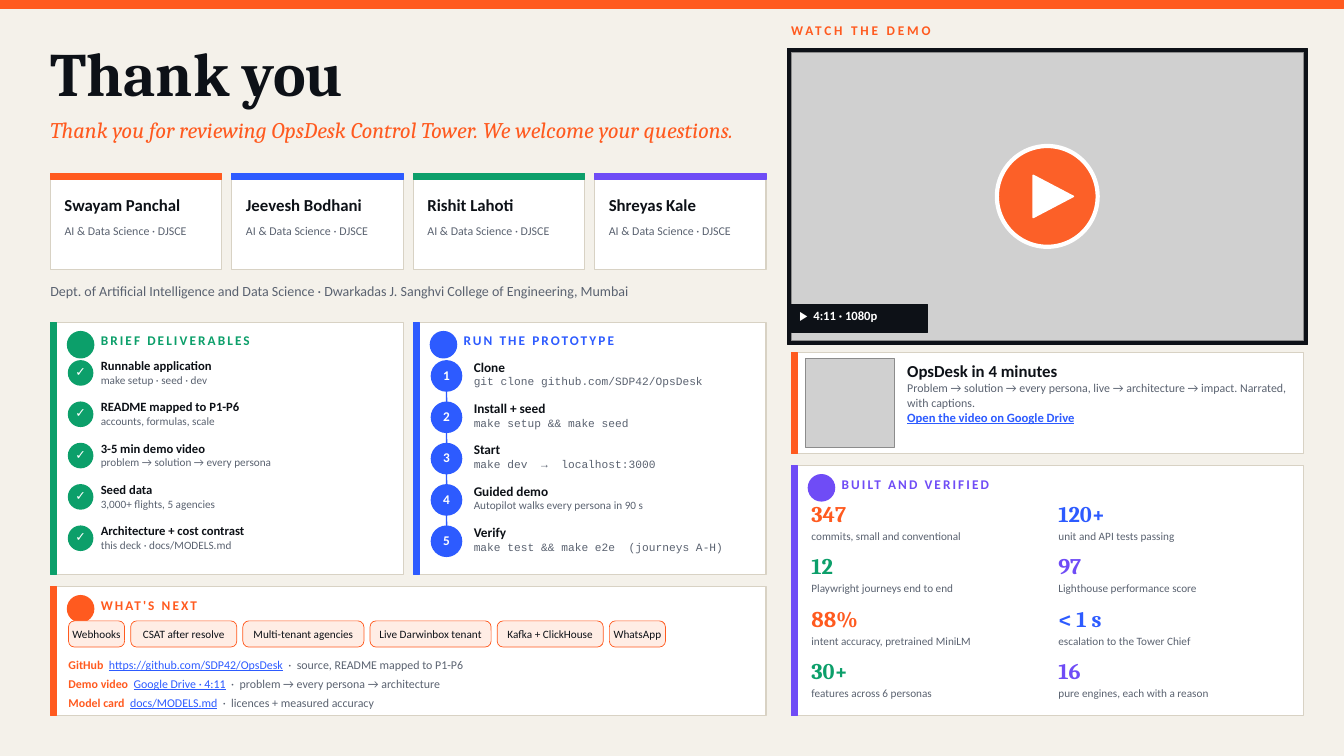
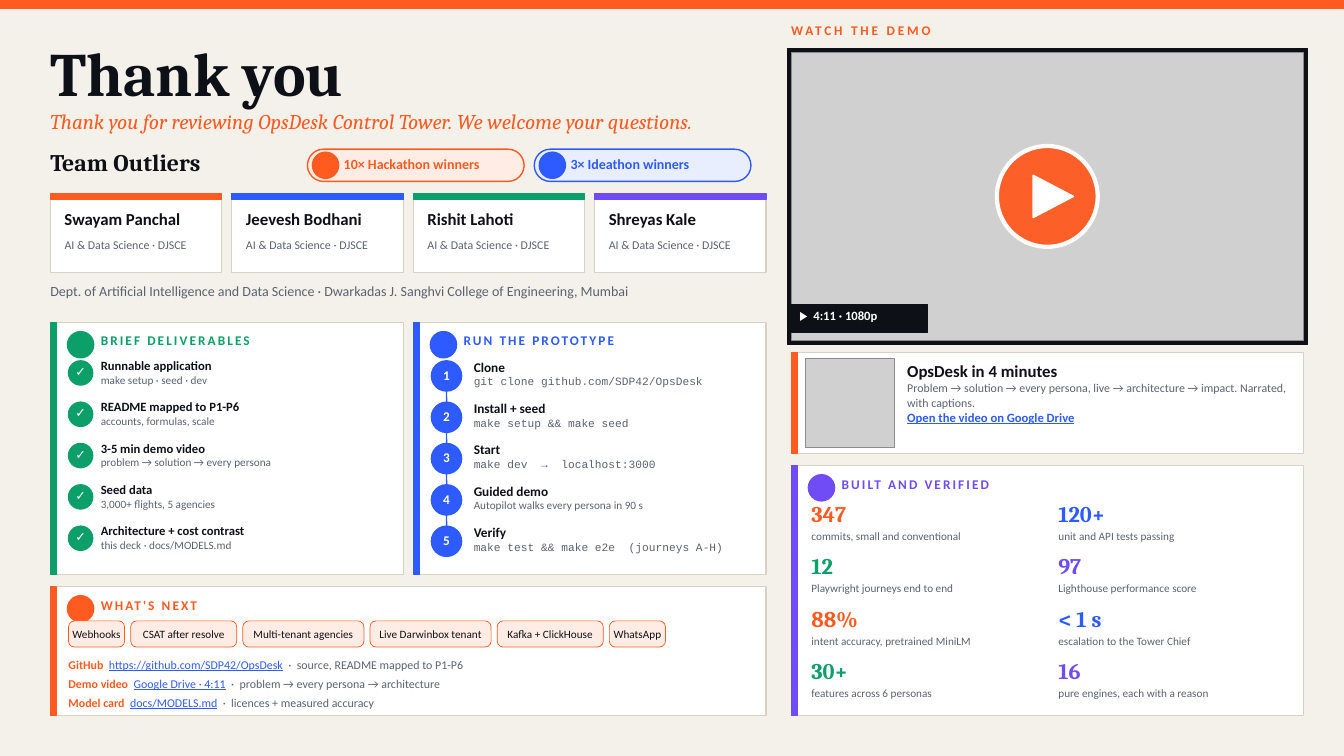
Before and after one commit to SDP42/OpsDesk, a slide deck: slide 4 of docs/presentation/OpsDesk_Idea_Submission.pptx. Drawn at 1344x756 pixels with LibreOffice and Linux fonts; fonts in the diff are those of the drawing; grey boxes stand for pictures; background and template pictures are left out. Boxes give left, top, right and bottom in pixels: in the first picture for what was removed or moved away, otherwise in the second. Text is boxed around its words. In the diff, an @@ line names an element or a change of style, - is before the commit and + after.

```diff
--- a/docs/presentation/OpsDesk_Idea_Submission.pptx
+++ b/docs/presentation/OpsDesk_Idea_Submission.pptx
@@ text "Thank you for reviewing OpsDesk ...": place and size @@
-text "Thank you for reviewing OpsDesk ..." at (50,122,733,143)
+text "Thank you for reviewing OpsDesk ..." at (50,114,692,134)
@@ text "Thank you for reviewing OpsDesk ..." at (50,114,692,134): size 16 to 15 pt @@
@@ rounded rectangle added at (308,149,524,181), fill #FFEDE5, outline #FF5A1F 1 pt @@
@@ rounded rectangle added at (534,149,751,181), fill #E9EEFF, outline #2D5BFF 1 pt @@
@@ text added at (50,154,200,172), 17 pt, text #0D1117, bold @@
+Team Outliers
@@ ellipse added at (313,152,339,178), fill #FF5A1F, outline #FF5A1F 1 pt @@
@@ text added at (344,159,479,169), 10 pt, text #FF5A1F, bold @@
+10× Hackathon winners
@@ ellipse added at (539,152,566,178), fill #2D5BFF, outline #2D5BFF 1 pt @@
@@ text added at (571,159,689,169), 10 pt, text #2D5BFF, bold @@
+3× Ideathon winners
@@ rectangle: place and size @@
-rectangle at (50,173,222,269)
+rectangle at (50,194,222,272)
@@ rectangle: place and size @@
-rectangle at (232,173,403,269)
+rectangle at (232,194,403,272)
@@ rectangle: place and size @@
-rectangle at (413,173,585,269)
+rectangle at (413,194,585,272)
@@ 4 rectangles: place and size @@
-4 rectangles at (50,173,766,179)
+4 rectangles at (50,194,766,200)
@@ rectangle: place and size @@
-rectangle at (595,173,766,269)
+rectangle at (595,194,766,272)
@@ 8 texts: place and size @@
-8 texts at (64,199,731,235)
+8 texts at (64,213,731,249)
```
Also in this commit, not shown: 3 other slides changed.
